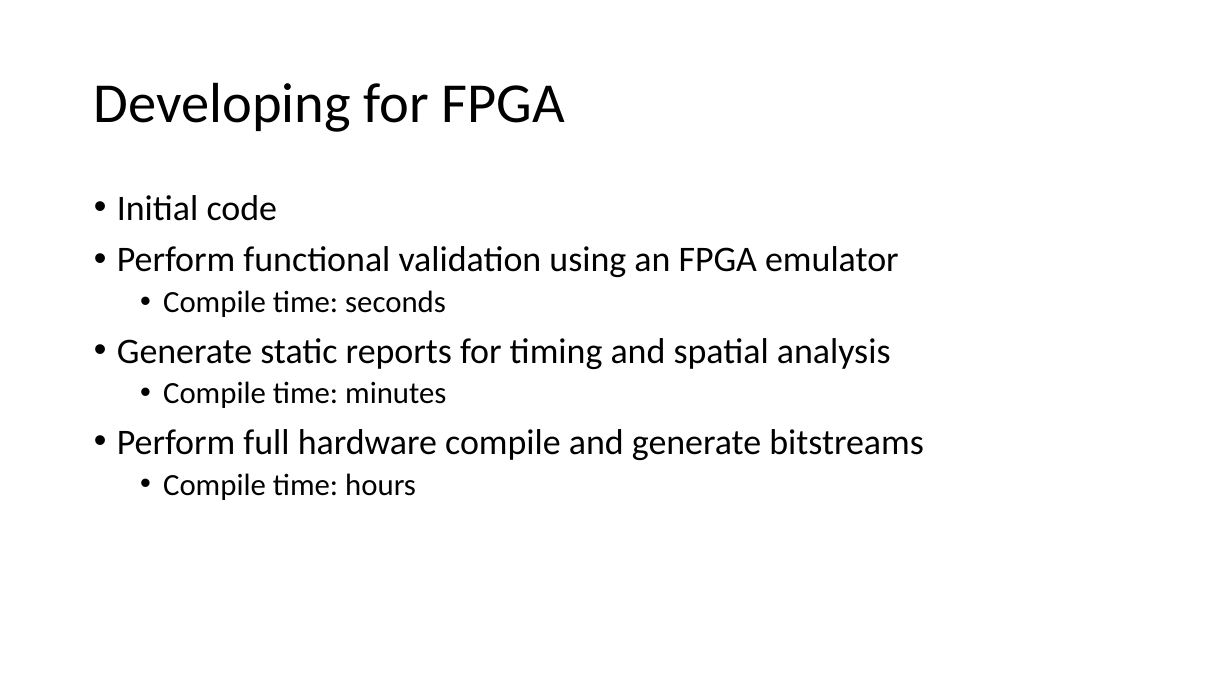
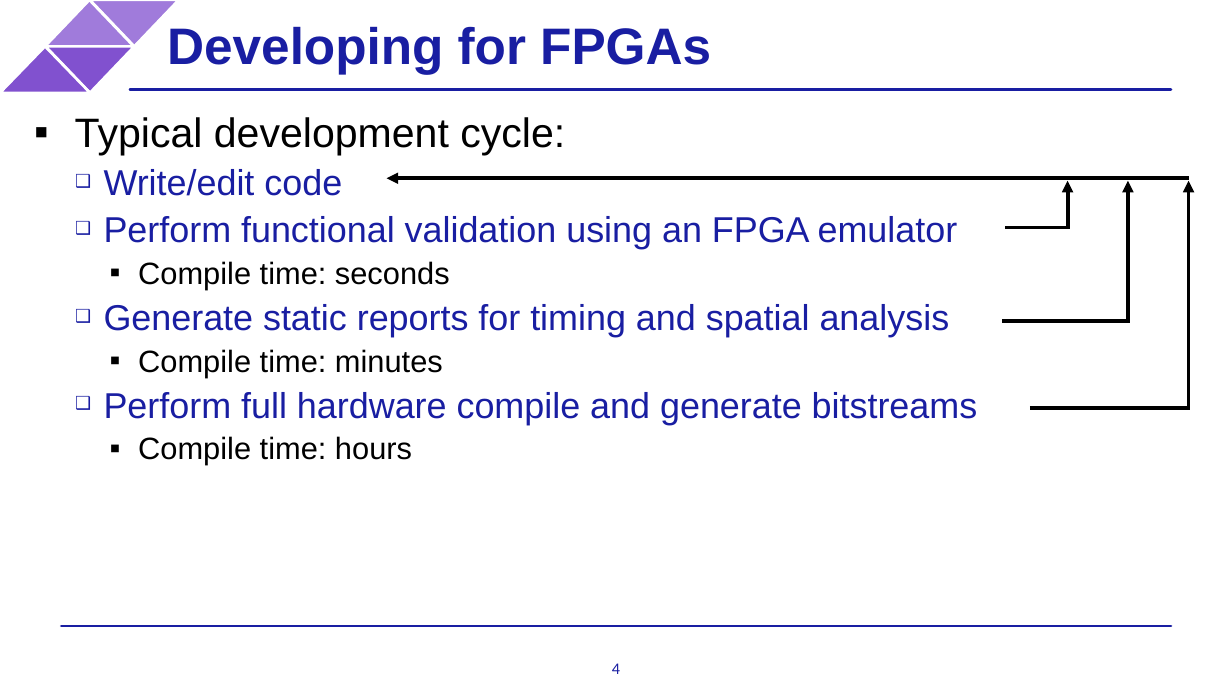
Before and after one commit to BenjaminMFindley/Reconfig-2-SYCL-DPCPP, a slide deck: slide 4 of Slides/SYCL_FPGA.pptx (slide 5 before the commit). Drawn at 1232x693 pixels with LibreOffice and Linux fonts; fonts in the diff are those of the drawing; background and template pictures are left out. Boxes give left, top, right and bottom in pixels: in the first picture for what was removed or moved away, otherwise in the second. Text is boxed around its words. In the diff, an @@ line names an element or a change of style, - is before the commit and + after.

Commit message:
updated FPGA slides to use template

```diff
--- a/Slides/SYCL_FPGA.pptx
+++ b/Slides/SYCL_FPGA.pptx
@@ title at [167,26,711,74]: text changed; size 44 to 40 pt; font Calibri to Arial; text colour #000000 to #191EA2; bold on @@
-Developing for FPGA
+Developing for FPGAs
@@ group added at [0,0,178,92]: 4 triangles @@
@@ text "Typical development cycle:": place and size @@
-text "Typical development cycle:" at [117,195,924,500]
+text "Typical development cycle:" at [75,117,978,465]
@@ text at [75,117,565,196]: text changed; size 28 to 32 pt; font Calibri to Arial @@
-• Initial code
+▪ Typical development cycle:
+  ❑ Write/edit code
@@ line added from (130, 90) to (1171, 90), #191EA2 2 pt @@
@@ arrow added from (1189, 178) to (386, 178), #000000 3 pt @@
@@ arrow added from (1067, 229) to (1067, 181), #000000 3 pt @@
@@ arrow added from (1128, 323) to (1128, 181), #000000 3 pt @@
@@ arrow added from (1189, 408) to (1189, 181), #000000 3 pt @@
@@ text at [104,216,978,465]: font Calibri to Arial in "Perform functional validation using an FPGA emulator", "Compile time: seconds", "Generate static reports for timing and spatial ...", "Compile time: minutes" and 2 more places; text colour #000000 to #191EA2 in "Perform functional validation using an FPGA emulator", "Generate static reports for timing and spatial ...", "Perform full hardware compile and generate bitstreams"; bullet • to ❑; list level 1 to 2 in "Perform functional validation using an ..."; line spacing 0.9 to 1; bullet • to ▪; list level 2 to 3 in "Compile time: seconds"; list level 1 to 2 in "Generate static reports for timing ..."; list level 2 to 3 in "Compile time: minutes"; list level 1 to 2 in "Perform full hardware compile and ..."; list level 2 to 3 in "Compile time: hours" @@
@@ line added from (1006, 227) to (1069, 227), #000000 3 pt @@
@@ line added from (1003, 321) to (1130, 321), #000000 3 pt @@
@@ line added from (1031, 408) to (1190, 408), #000000 3 pt @@
@@ line added from (61, 626) to (1171, 626), #191EA2 2 pt @@
@@ page number added at [612,663,620,674], 12.7 pt, text #191EA2 @@
+4
```
Also in this commit, not shown: 3 other slides changed, 2 slides added, 4 slides removed.
